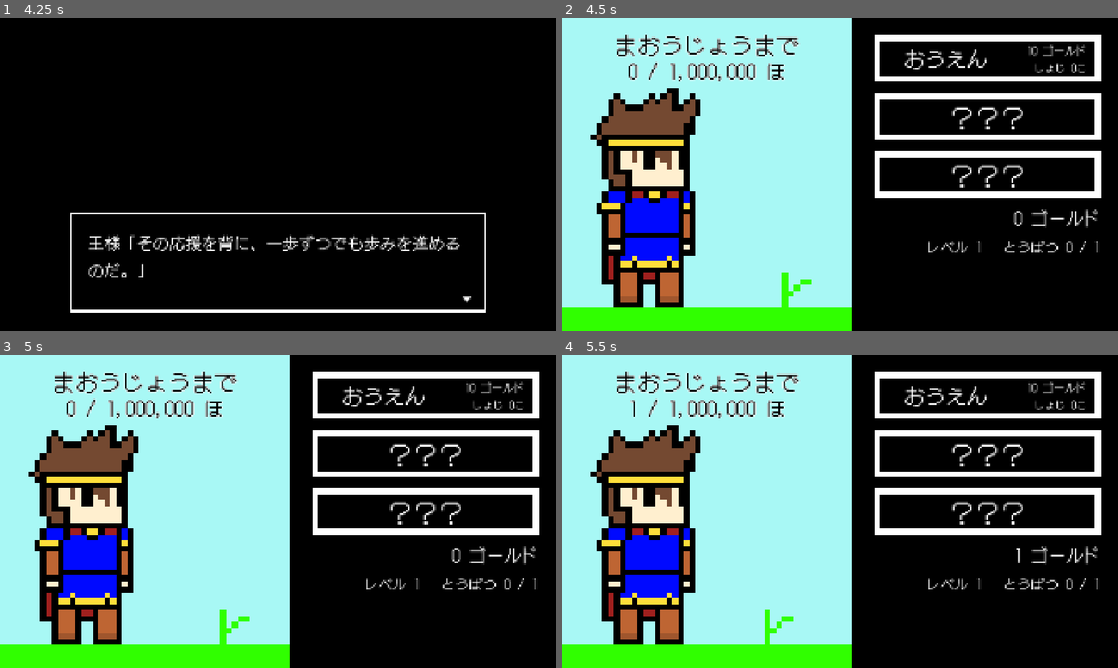
Above: before the commit, frames 1-4 (two rows, left to right).
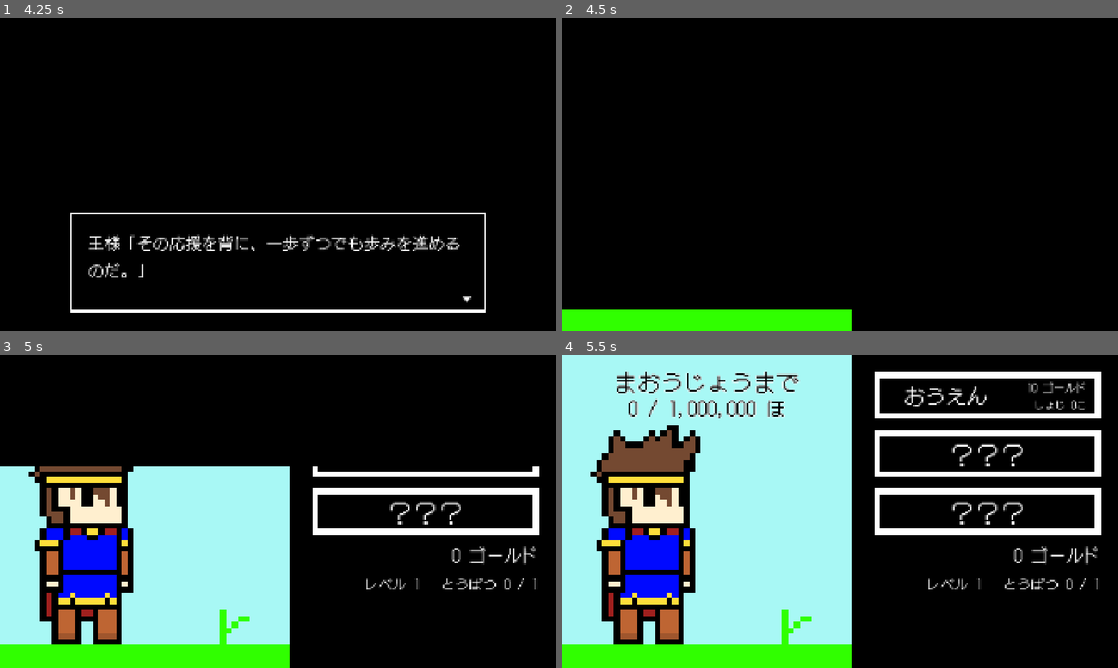
Above: after the commit, the same moments.

Repository: ProteinKoyama/metajam
Game: Godot game, scene res://title_screen.tscn
Two runs of this game, one before a commit and one after it. Both use one fixed random seed, a clock stepped at 60 frames per second and the inputs below. Sound files missing from this copy of the repository are replaced by a short silence.
Inputs (mouse positions are in pixels of both pictures, inside the frame that each line leads up to):
- Up to frame 1 (4.25 s): click (150, 118) at 0.5 s; tap Enter at 1.25, 2.75 s; drag from (278, 174) to (333, 105) at 1.27 s; tap Space at 2, 3.5 s; drag from (166, 190) to (250, 237) at 2.02 s; move the mouse to (333, 105) at 2.77 s; click (333, 105) at 2.92 s; drag from (250, 237) to (111, 127) at 3.52 s
- Up to frame 2 (4.5 s): tap Enter at 4.25 s; move the mouse to (1006, 221) at 4.27 s; click (1006, 221) at 4.42 s
- Up to frame 3 (5 s): no input
- Up to frame 4 (5.5 s): drag from (673, 464) to (756, 433) at 5.02 s

Frame 1 is identical in both runs. In frame 2, 51% of the frame differs, in the area x 0-97%, y 0-94%; in frame 3, 21%; in frame 4, 0.5%.

Commit message:
Add reveal animation when entering clicker from prologue

Diff:
--- /dev/null
+++ b/clicker_reveal.gdshader
@@ -0,0 +1,11 @@
+shader_type canvas_item;
+render_mode unshaded;
+
+uniform float progress : hint_range(0.0, 1.0) = 0.0;
+
+void fragment() {
+	float row_count = 45.0;
+	float row = clamp(floor(UV.y * row_count), 0.0, row_count - 1.0);
+	float reveal_at = (row_count - row) / row_count;
+	COLOR = vec4(0.0, 0.0, 0.0, 1.0 - step(reveal_at, progress));
+}
--- a/hero_prologue.gd
+++ b/hero_prologue.gd
@@ -29,6 +29,9 @@
 		dialogue_line.text = DIALOGUE[line_index]
 		return
 
-	var result: Error = get_tree().change_scene_to_packed(HERO_CLICKER_SCENE)
+	var tree: SceneTree = get_tree()
+	tree.set_meta(&"reveal_clicker_from_prologue", true)
+	var result: Error = tree.change_scene_to_packed(HERO_CLICKER_SCENE)
 	if result != OK:
+		tree.remove_meta(&"reveal_clicker_from_prologue")
 		push_error("Could not open the hero clicker: %s" % error_string(result))
--- a/main.gd
+++ b/main.gd
@@ -85,9 +85,13 @@
 @onready var typing_overlay: TextureRect = $TypingOverlay
 @onready var hero_bgm: AudioStreamPlayer = HeroMusic
 @onready var typing_bgm: AudioStreamPlayer = $TypingBGM
+@onready var clicker_reveal: ColorRect = $ClickerReveal
 
 func _ready() -> void:
 	HeroMusic.ensure_playing()
+	if get_tree().has_meta(&"reveal_clicker_from_prologue"):
+		get_tree().remove_meta(&"reveal_clicker_from_prologue")
+		_play_clicker_reveal()
 	set_process(false)
 	_update_gold_display()
 	_update_cheer_display()
@@ -96,6 +100,15 @@
 	var data: Variant = JSON.parse_string(FileAccess.get_file_as_string(NARRATOR_PATH))
 	if data is Dictionary:
 		narrator_lines = data
+
+
+func _play_clicker_reveal() -> void:
+	var reveal_material: ShaderMaterial = clicker_reveal.material as ShaderMaterial
+	reveal_material.set_shader_parameter("progress", 0.0)
+	clicker_reveal.show()
+	var reveal: Tween = create_tween()
+	reveal.tween_property(reveal_material, "shader_parameter/progress", 1.0, 0.85)
+	reveal.tween_callback(clicker_reveal.hide)
 
 
 func _exit_tree() -> void:
--- a/main.tscn
+++ b/main.tscn
@@ -19,6 +19,13 @@
 [ext_resource type="AudioStream" uid="uid://bas0b4ngmcar1" path="res://Asset/SE_Gain.ogg" id="19_d13ii"]
 [ext_resource type="AudioStream" uid="uid://cujtduw2dpuw7" path="res://Asset/SE_LevelUp.ogg" id="20_1u8w0"]
 
+[ext_resource type="Shader" path="res://clicker_reveal.gdshader" id="21_clicker_reveal"]
+
+[sub_resource type="ShaderMaterial" id="ClickerRevealMaterial"]
+resource_local_to_scene = true
+shader = ExtResource("21_clicker_reveal")
+shader_parameter/progress = 0.0
+
 [sub_resource type="Theme" id="ClickerTheme"]
 default_font = ExtResource("6_7mycd")
 
@@ -465,6 +472,14 @@
 [node name="LevelUpSound" type="AudioStreamPlayer" parent="." unique_id=1090748399]
 stream = ExtResource("20_1u8w0")
 bus = &"SE"
+
+[node name="ClickerReveal" type="ColorRect" parent="."]
+visible = false
+z_index = 10
+material = SubResource("ClickerRevealMaterial")
+anchor_right = 1.0
+anchor_bottom = 1.0
+mouse_filter = 0
 
 [connection signal="gui_input" from="Hero" to="." method="_on_hero_input"]
 [connection signal="pressed" from="CheerFrame" to="." method="_on_buy_cheer_pressed"]
Not shown, added: clicker_reveal.gdshader.uid
